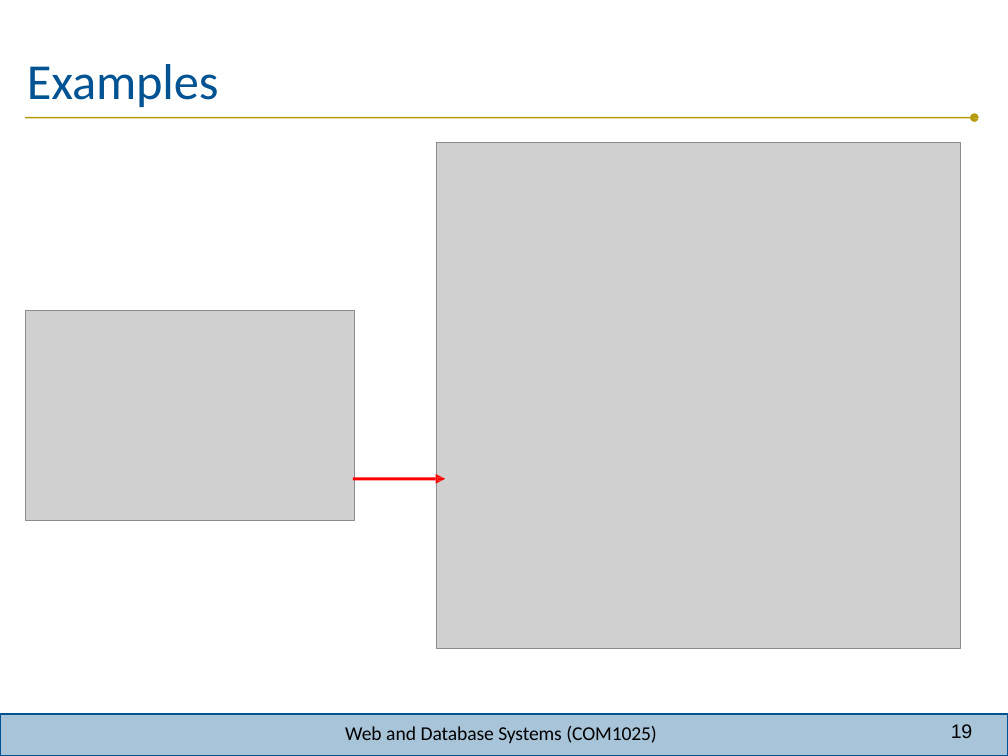
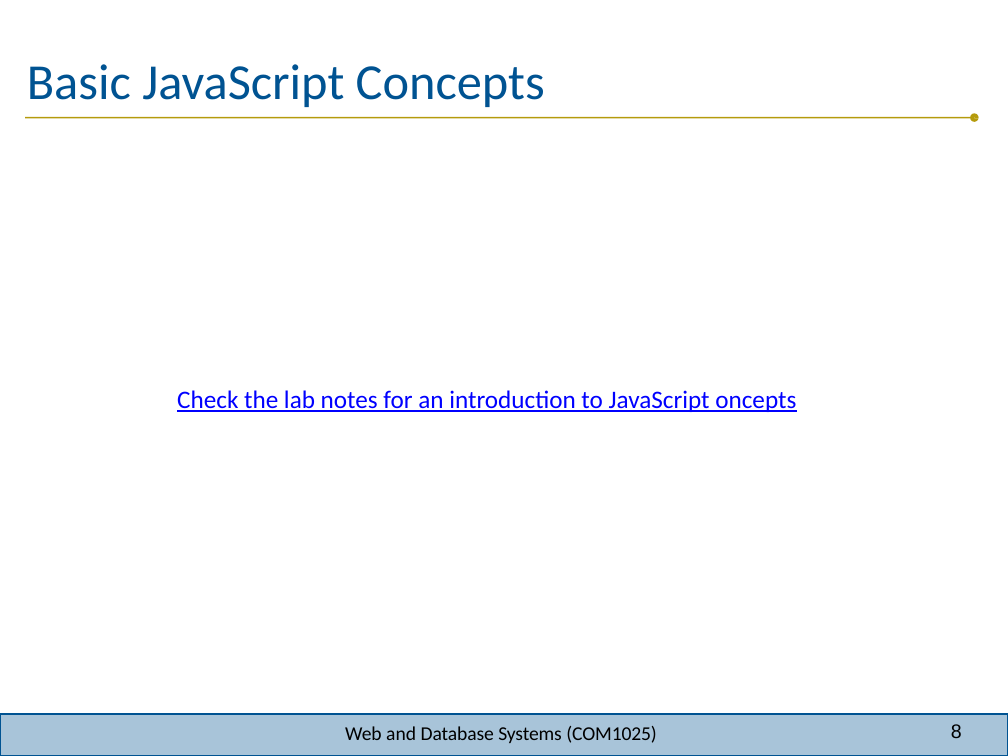
Before and after one commit to joeappleton18/WEB-AND-DATABASE-SYSTEMS, a slide deck: slide 8 of week-8/lecture/lecture.pptx (slide 19 before the commit). Drawn at 1008x756 pixels with LibreOffice and Linux fonts; fonts in the diff are those of the drawing; grey boxes stand for pictures; background and template pictures are left out. Boxes give left, top, right and bottom in pixels: in the first picture for what was removed or moved away, otherwise in the second. Text is boxed around its words. In the diff, an @@ line names an element or a change of style, - is before the commit and + after.

```diff
--- a/week-8/lecture/lecture.pptx
+++ b/week-8/lecture/lecture.pptx
@@ title at [27,64,545,107]: text changed @@
-Examples
+Basic JavaScript Concepts
@@ picture removed at [436,143,961,649] @@
@@ picture removed at [25,310,355,520] @@
@@ text added at [177,390,796,412], 18 pt, text #0000FF, underline @@
+Check the lab notes for an introduction to JavaScript oncepts
@@ freeform shape removed at [353,474,446,483] @@
@@ page number at [951,724,962,738]: text changed @@
-19
+8
```
Also in this commit, not shown: 9 other slides changed, 3 slides added, 29 slides removed, 20 other files.
